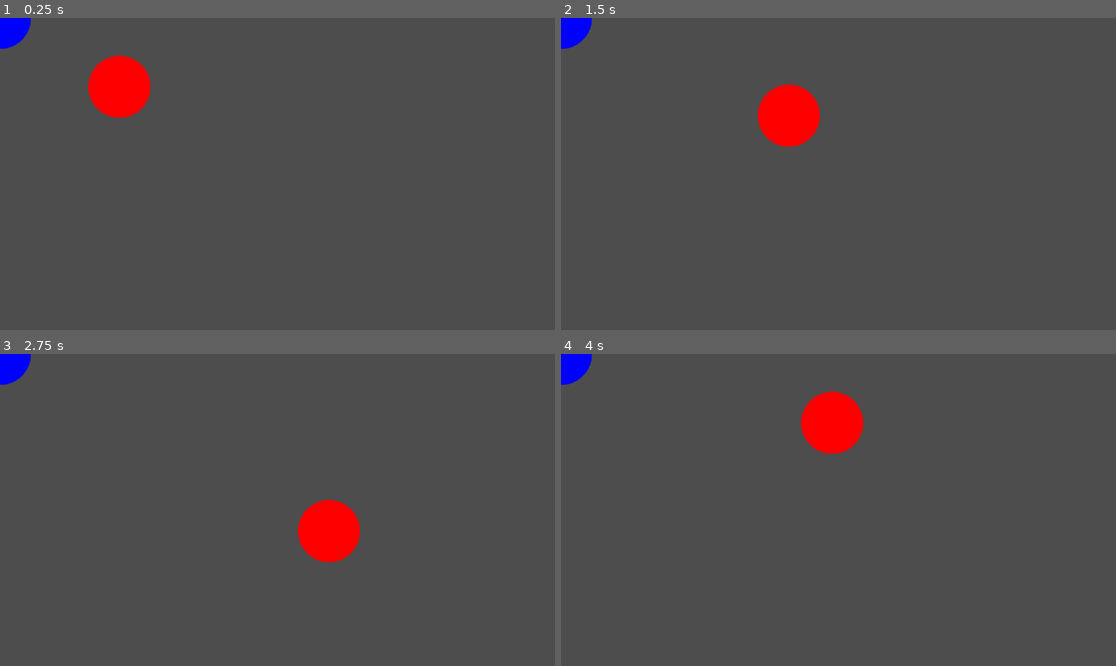
Above: before the commit, frames 1-4 (two rows, left to right).
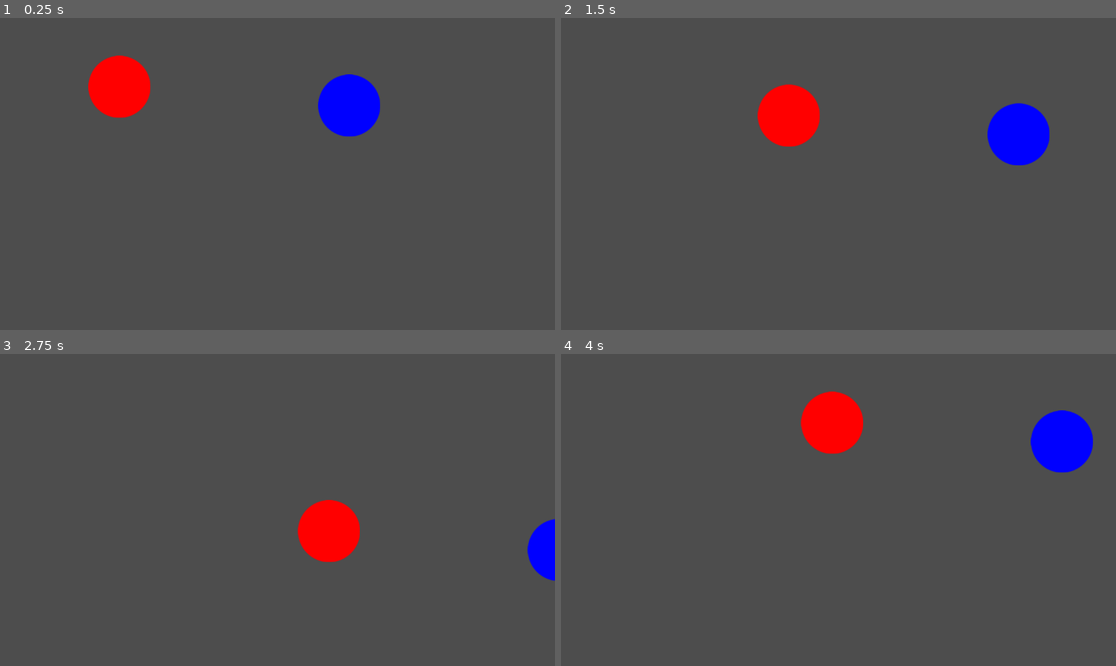
Above: after the commit, the same moments.

Repository: HiramSilvey/Joust-360
Game: Godot game, scene res://main.tscn
Two runs of this game, one before a commit and one after it. Both use one fixed random seed, a clock stepped at 60 frames per second and the inputs below.
Inputs:
- Up to frame 1 (0.25 s): no input
- Up to frame 2 (1.5 s): tap Enter at 0.5 s; hold Right (ui_right) 0.53-1.28 s; hold Down (ui_down) from 1.28 s (still down)
- Up to frame 3 (2.75 s): release Down (ui_down) at 2.03 s; hold Right (ui_right) from 2.03 s (still down)
- Up to frame 4 (4 s): release Right (ui_right) at 2.78 s; hold Up (ui_up) 2.78-3.53 s; hold Left (ui_left) from 3.53 s (still down)

The runs differ from the first frame. In frame 1, 2.2% of the frame differs, in the area x 0-69%, y 0-39%; in frame 2, 2.2%; in frame 3, 1.2%; in frame 4, 2.2%, in the area x 0-96%, y 0-39%.

Commit message:
Move sprites.

Diff:
--- a/main.tscn
+++ b/main.tscn
@@ -6,9 +6,6 @@
 [ext_resource type="Texture2D" uid="uid://7hwu0eu7ojhl" path="res://assets/p1.svg" id="4_21h14"]
 
 [sub_resource type="CircleShape2D" id="CircleShape2D_343wq"]
-radius = 64.0
-
-[sub_resource type="CircleShape2D" id="CircleShape2D_lobiu"]
 radius = 64.0
 
 [node name="main" type="Node2D"]
@@ -24,10 +21,12 @@
 [node name="Sprite2D" type="Sprite2D" parent="CharacterBody2D"]
 texture = ExtResource("4_21h14")
 
-[node name="CharacterBody2D2" type="CharacterBody2D" parent="."]
+[node name="CharacterBody2D3" type="CharacterBody2D" parent="."]
+position = Vector2(725, 182)
+script = ExtResource("1_ykc4r")
 
-[node name="CollisionShape2D" type="CollisionShape2D" parent="CharacterBody2D2"]
-shape = SubResource("CircleShape2D_lobiu")
+[node name="CollisionShape2D" type="CollisionShape2D" parent="CharacterBody2D3"]
+shape = SubResource("CircleShape2D_343wq")
 
-[node name="Sprite2D" type="Sprite2D" parent="CharacterBody2D2"]
+[node name="Sprite2D" type="Sprite2D" parent="CharacterBody2D3"]
 texture = ExtResource("4_2fv8x")
Not shown: 1 places in main.tscn that only renumber resources
